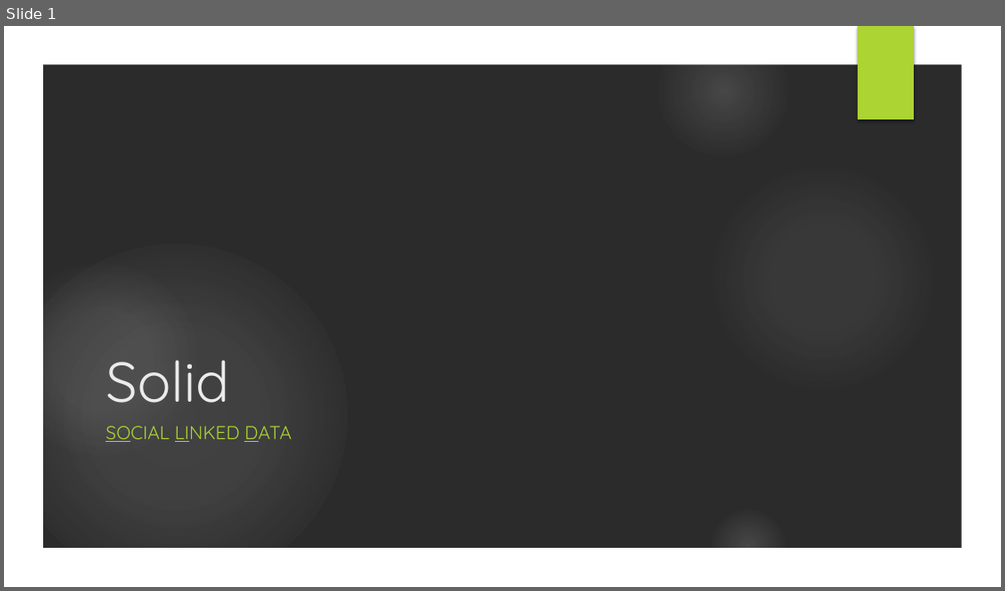
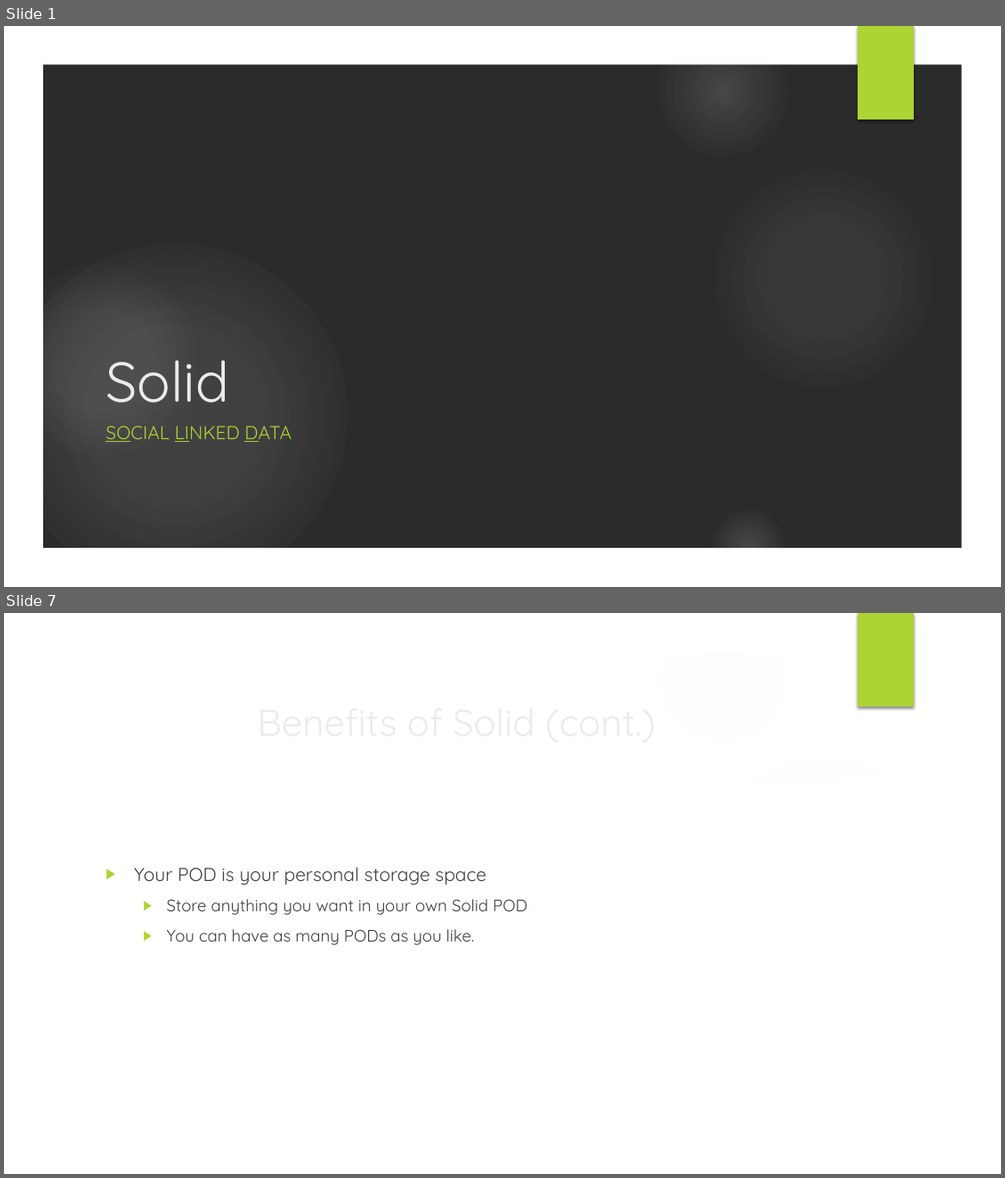
Before and after one commit to swakita14/RecNexus, a slide deck: Presentation/Solid.pptx. Shown one above the other, each under a label of ours: slide 1 before the commit, slides 1 and 7 after it; the slides between them are not shown. The pictures are 1005x591 and 1005x1178 pixels, drawn with LibreOffice and Linux fonts; fonts in the diff are those of the drawing; background and template pictures are left out; a plain dark background stands for a picture behind light text. Boxes give left, top, right and bottom in pixels: in the first picture for what was removed or moved away, otherwise in the second. Text is boxed around its words. In the diff, an @@ line names an element or a change of style, - is before the commit and + after.

```diff
--- a/Presentation/Solid.pptx
+++ b/Presentation/Solid.pptx
@@ slide 7 added at <box>4,613,1001,1174</box>, background picture (left out); not listed: 7 template elements that a slide beside it also shows @@
@@ freeform shape added at <box>697,738,970,819</box>, fill #FFFFFF at 20% opacity @@
@@ freeform shape added at <box>41,765,963,1136</box>, fill #FFFFFF @@
@@ text added at <box>134,867,527,945</box>, 16 pt, text #404040 @@
+▶ Your POD is your personal storage space
+  ▶ Store anything you want in your own Solid POD
+  ▶ You can have as many PODs as you like.
@@ title added at <box>452,899,488,911</box>, 36 pt, text #EBEBEB @@
+Benefits of Solid (cont.)
```
Also in this commit, not shown: 8 other slides added.
